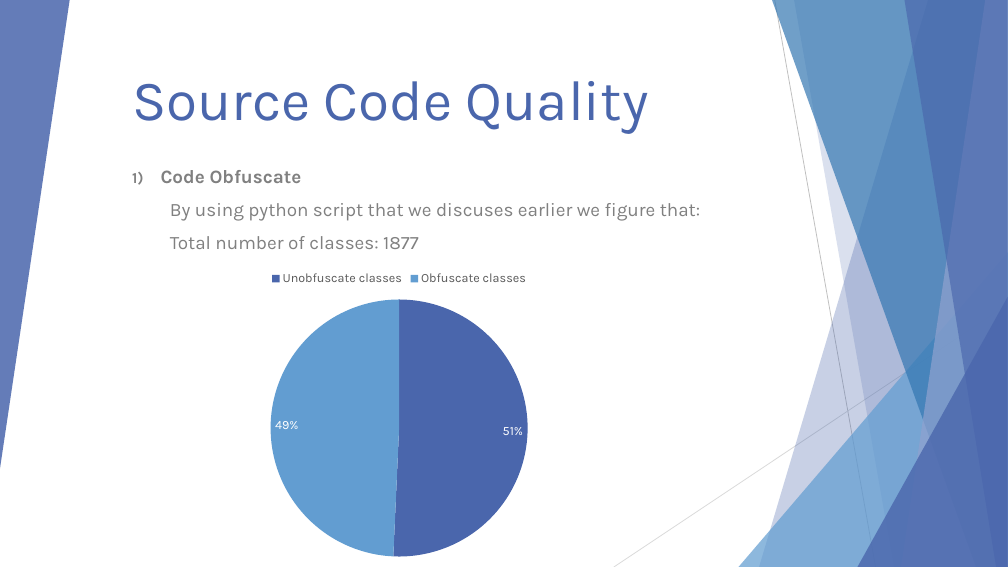
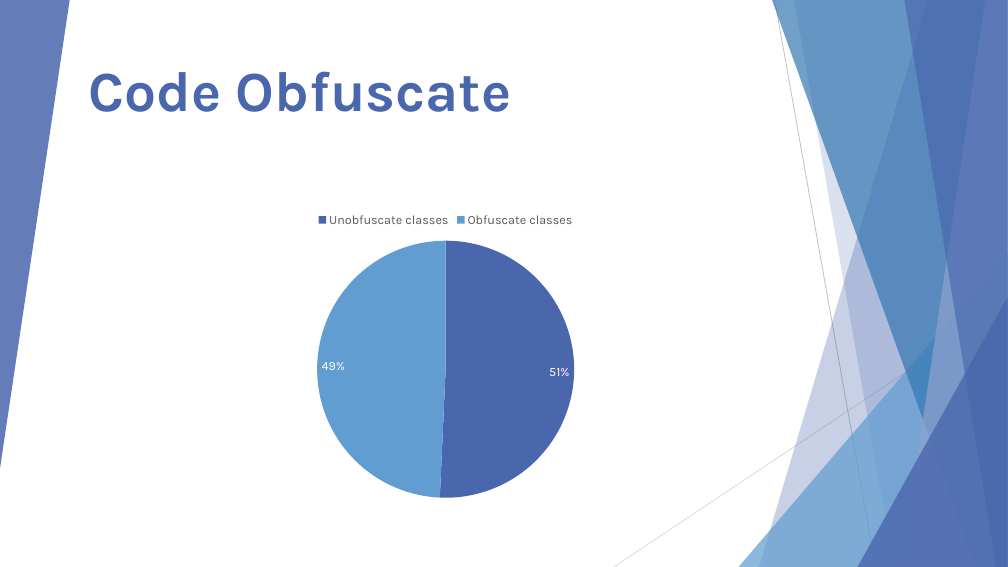
Before and after one commit to AhmedSaudA/Workshop-01-CS392-03-171, a slide deck: slide 9 of Workshop-01-CS392-03-171.pptx (slide 11 before the commit). Drawn at 1008x567 pixels with LibreOffice and Linux fonts; fonts in the diff are those of the drawing. Boxes give left, top, right and bottom in pixels: in the first picture for what was removed or moved away, otherwise in the second. Text is boxed around its words. In the diff, an @@ line names an element or a change of style, - is before the commit and + after.

```diff
--- a/Workshop-01-CS392-03-171.pptx
+++ b/Workshop-01-CS392-03-171.pptx
@@ title at (89,71,511,112): text changed; bold on @@
-Source Code Quality
+Code Obfuscate
@@ subtitle removed at (161,170,700,249) @@
-1) Code Obfuscate
-By using python script that we discuses earlier we figure that:
-Total number of classes: 1877
@@ pie chart: place and size @@
-pie chart at (125,262,674,567)
+pie chart at (171,204,720,509)
```
Also in this commit, not shown: 10 other slides changed, 14 slides added, 24 slides removed.
